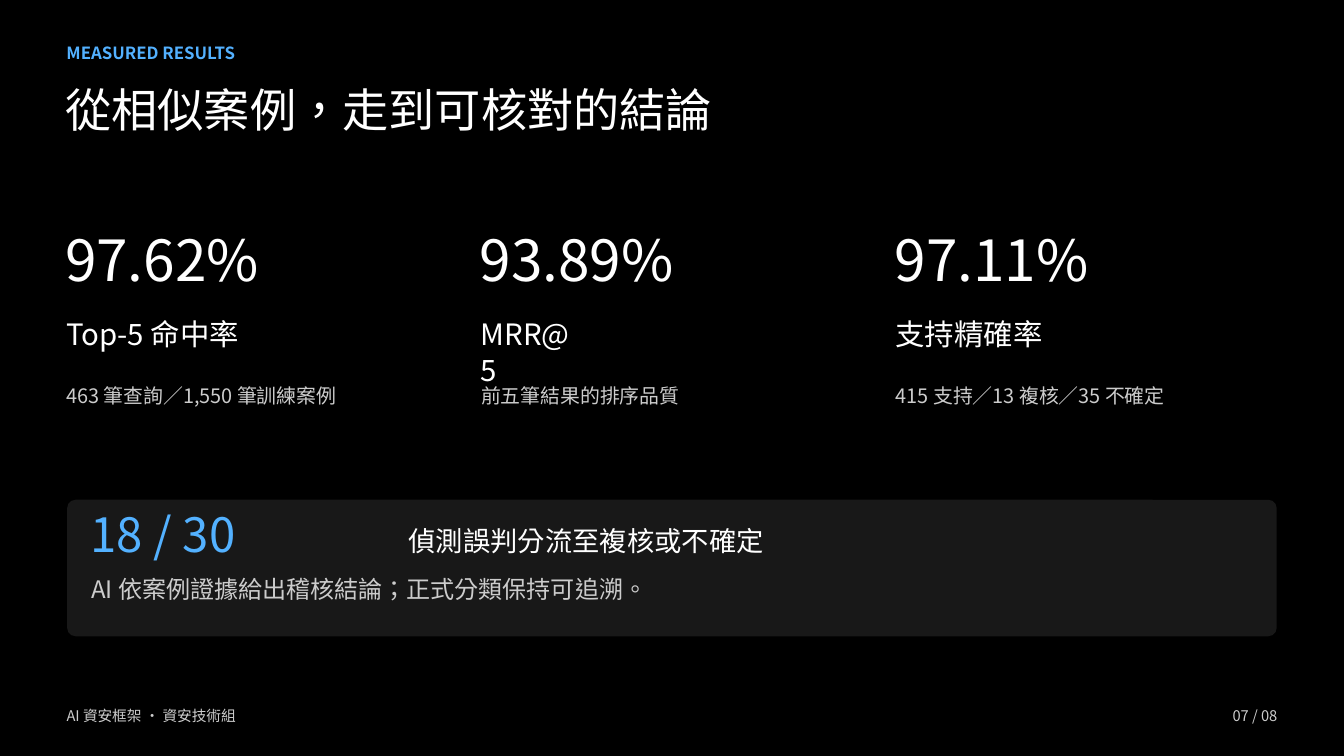
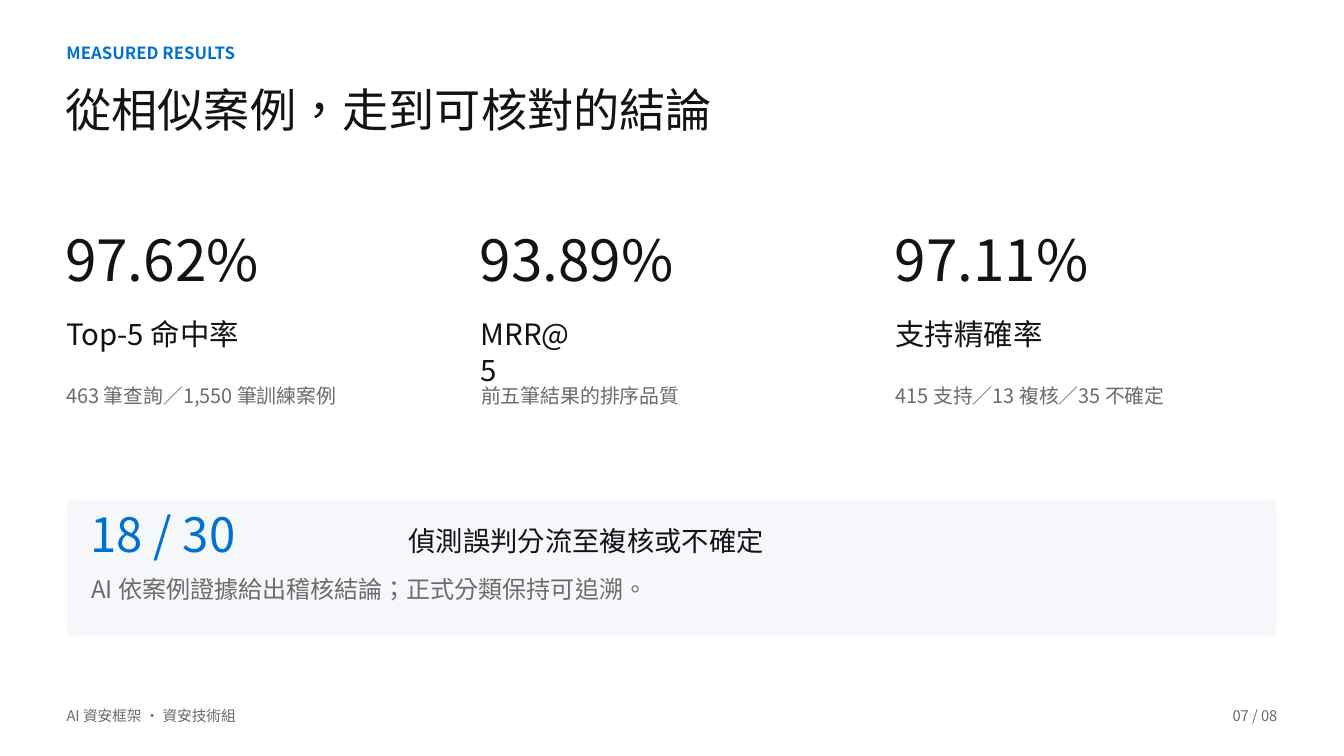
Before and after one commit to Lily09-project/innoserve-competition, a slide deck: slide 7 of deliverables/決賽簡報_AI資安框架.pptx. Drawn at 1344x756 pixels with LibreOffice and Linux fonts; fonts in the diff are those of the drawing. Boxes give left, top, right and bottom in pixels: in the first picture for what was removed or moved away, otherwise in the second. Text is boxed around its words. In the diff, an @@ line names an element or a change of style, - is before the commit and + after.

```diff
--- a/deliverables/決賽簡報_AI資安框架.pptx
+++ b/deliverables/決賽簡報_AI資安框架.pptx
@@ background #000000 to #FFFFFF @@
@@ text "MEASURED RESULTS" at (x1=66, y1=46, x2=235, y2=60): text colour #53B1FF to #0070D1 @@
@@ rounded rectangle at (x1=68, y1=500, x2=1277, y2=636): fill #181818 to #F5F7FA @@
@@ text "18 / 30" at (x1=91, y1=516, x2=236, y2=553): text colour #53B1FF to #0070D1 @@
@@ text colour #FFFFFF to #121314 in 8 elements at (x1=65, y1=88, x2=712, y2=131), (x1=65, y1=238, x2=259, y2=282), (x1=66, y1=320, x2=239, y2=352), (x1=480, y1=238, x2=674, y2=282), (x1=481, y1=323, x2=570, y2=389), (x1=895, y1=238, x2=1089, y2=282), (x1=895, y1=320, x2=1042, y2=348), (x1=408, y1=528, x2=764, y2=554) @@
@@ text colour #CCCCCC to #6B6B6B in 6 elements at (x1=66, y1=386, x2=336, y2=407), (x1=481, y1=386, x2=679, y2=405), (x1=896, y1=386, x2=1165, y2=405), (x1=91, y1=578, x2=647, y2=600), (x1=67, y1=708, x2=236, y2=722), (x1=1233, y1=710, x2=1277, y2=721) @@
```
Also in this commit, not shown: 4 other slides changed, 31 other files.
